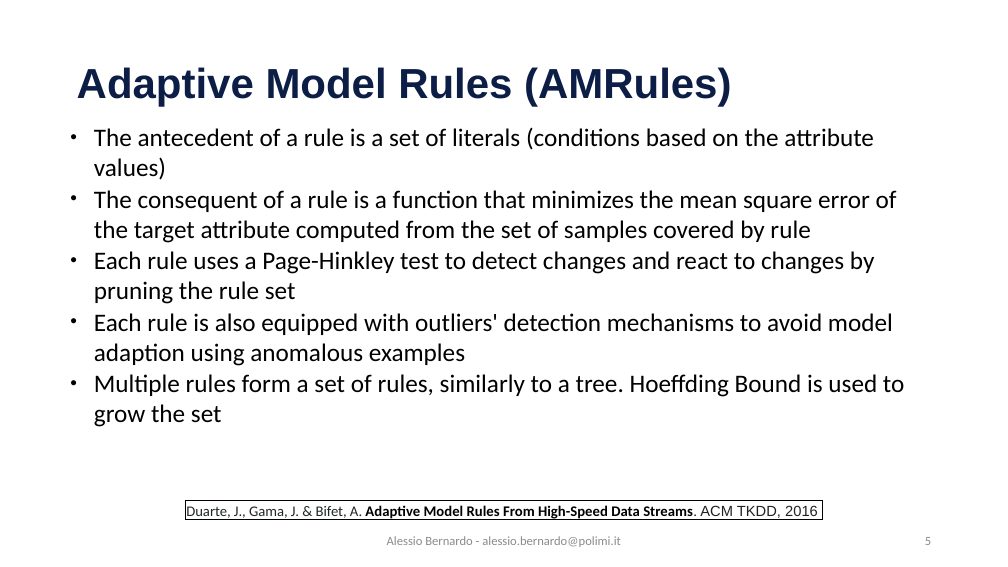
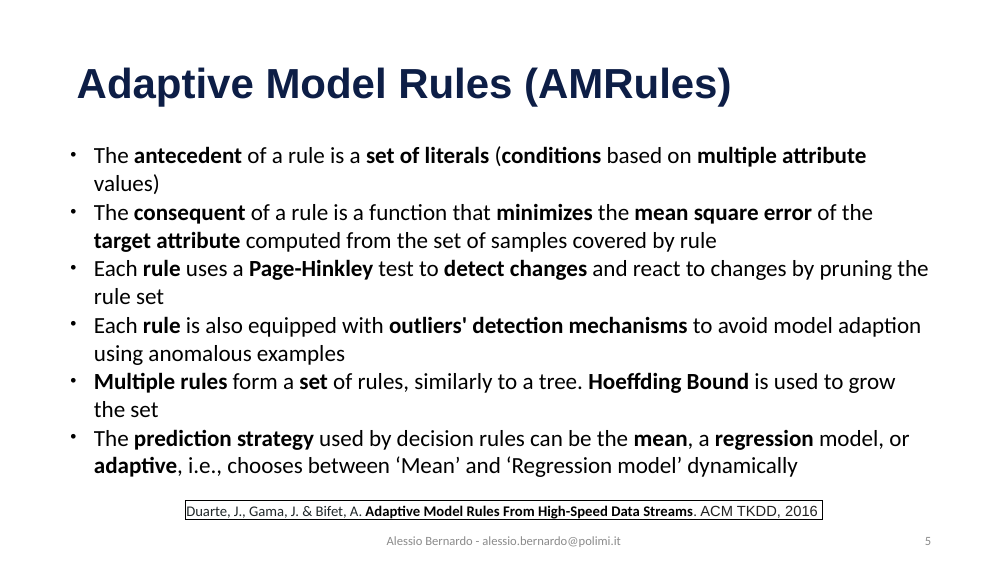
Before and after one commit to emanueledellavalle/streaming-data-analytics, a slide deck: slide 5 of lectures/12_SML_predicting-data-streams/12_3_Regression.pptx. Drawn at 1008x567 pixels with LibreOffice and Linux fonts; fonts in the diff are those of the drawing; background and template pictures are left out. Boxes give left, top, right and bottom in pixels: in the first picture for what was removed or moved away, otherwise in the second. Text is boxed around its words. In the diff, an @@ line names an element or a change of style, - is before the commit and + after.

```diff
--- a/lectures/12_SML_predicting-data-streams/12_3_Regression.pptx
+++ b/lectures/12_SML_predicting-data-streams/12_3_Regression.pptx
@@ text "The antecedent of a rule ...": place and size @@
-text "The antecedent of a rule ..." at (94,127,905,427)
+text "The antecedent of a rule ..." at (94,146,928,477)
@@ text at (94,146,866,194): text changed; size 24 to 22 pt; bold on @@
-• The antecedent of a rule is a set of literals (conditions based on the attribute values)
+• The antecedent of a rule is a set of literals (conditions based on multiple attribute values)
@@ text at (94,204,928,417): size 24 to 22 pt in "The consequent of a rule is a ...", "Each rule uses a Page-Hinkley test to ...", "Each rule is also equipped with outliers' ...", "Multiple rules form a set of rules, ..."; bold on in "consequent minimizes mean square error target attribute", "rule Page-Hinkley detect changes", "rule outliers' detection mechanisms", "Multiple rules set Hoeffding Bound" @@
@@ text at (94,429,909,477): paragraph added @@
+• The prediction strategy used by decision rules can be the mean, a regression model, or adaptive, i.e., chooses between ‘Mean’ and ‘Regression model’ dynamically
```
Also in this commit, not shown: 2 other slides changed, 3 slides added, 12 other files.
